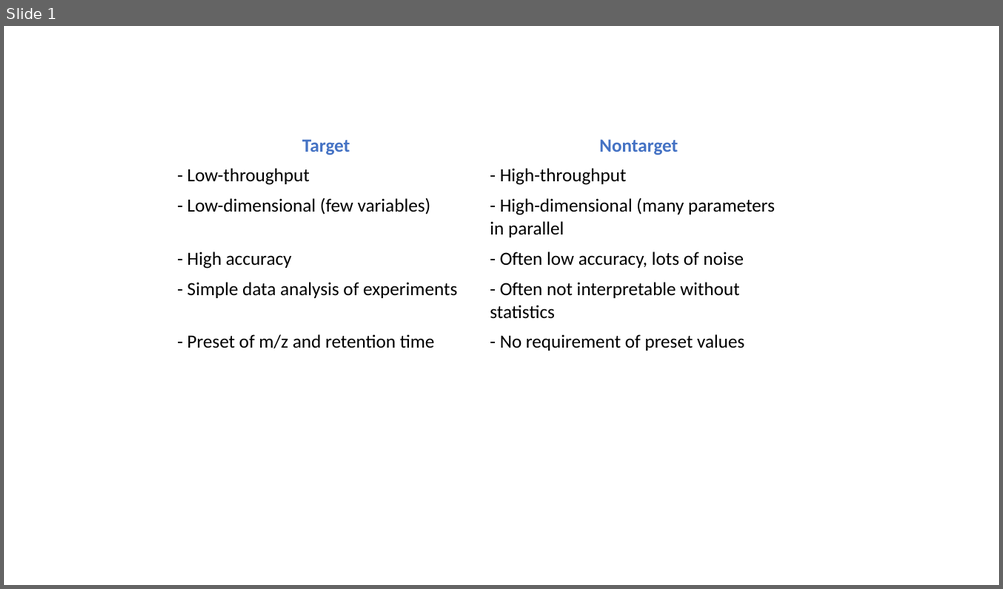
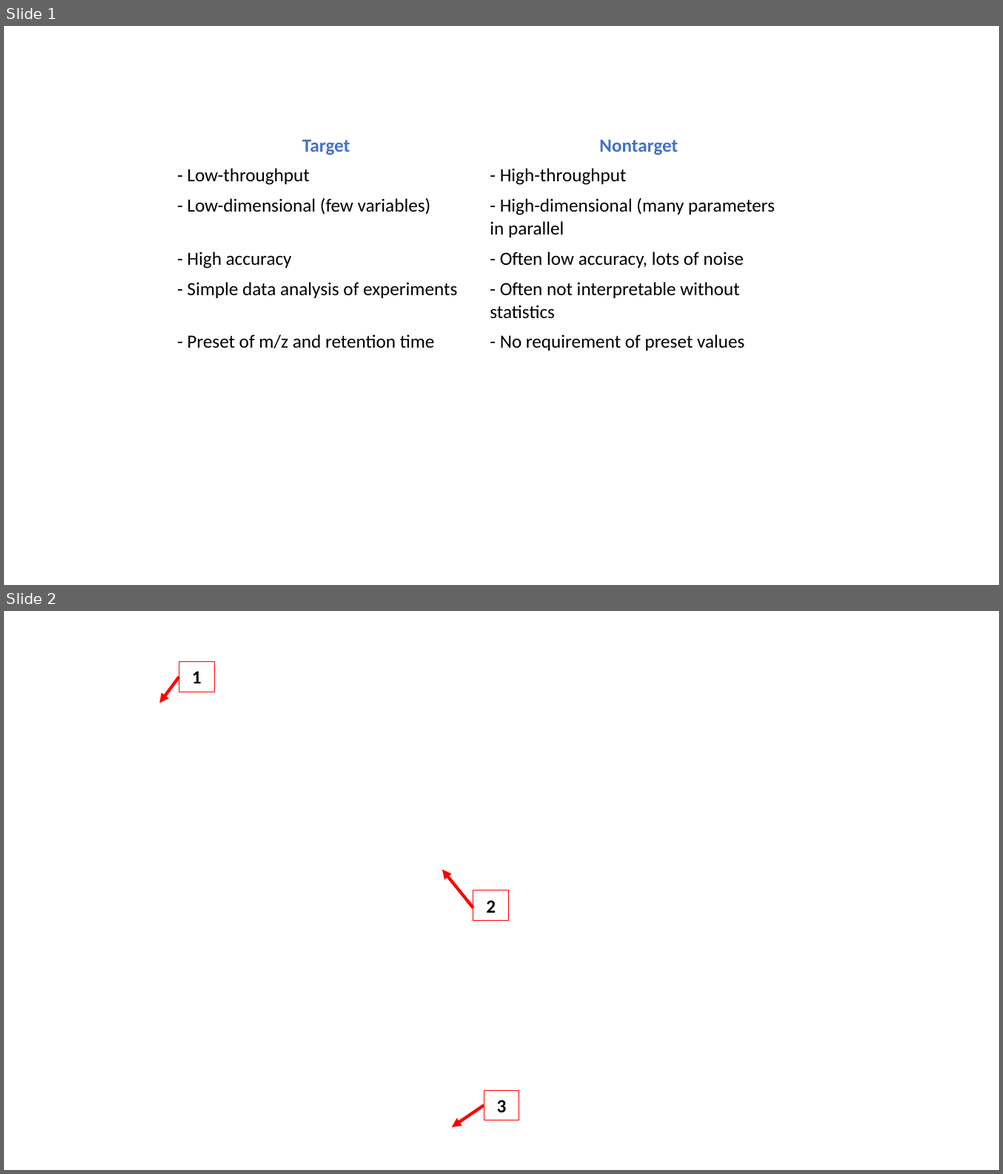
Before and after one commit to WBS-TW/HRMS-SSANTA, a slide deck: images/figures.pptx. Shown one above the other, each under a label of ours: slide 1 before the commit, slides 1 and 2 after it. The pictures are 1003x589 and 1003x1174 pixels, drawn with LibreOffice and Linux fonts; fonts in the diff are those of the drawing; background and template pictures are left out. Boxes give left, top, right and bottom in pixels: in the first picture for what was removed or moved away, otherwise in the second. Text is boxed around its words. In the diff, an @@ line names an element or a change of style, - is before the commit and + after.

```diff
--- a/images/figures.pptx
+++ b/images/figures.pptx
@@ slide 2 added at (4,611,999,1170), background picture (left out) @@
@@ arrow added from (179, 677) to (160, 703), #FF0000 3 pt @@
@@ rectangle added at (179,662,214,692), fill #FFFFFF at 70% opacity, outline #FF0000 0.75 pt, 18 pt, text #000000, bold @@
+1
@@ arrow added from (473, 908) to (442, 870), #FF0000 3 pt @@
@@ rectangle added at (473,891,509,920), fill #FFFFFF at 70% opacity, outline #FF0000 0.75 pt, 18 pt, text #000000, bold @@
+2
@@ rectangle added at (484,1091,519,1121), fill #FFFFFF at 70% opacity, outline #FF0000 0.75 pt, 18 pt, text #000000, bold @@
+3
@@ arrow added from (484, 1105) to (452, 1128), #FF0000 3 pt @@
```
Also in this commit, not shown: 2 other slides added, 27 other files.
